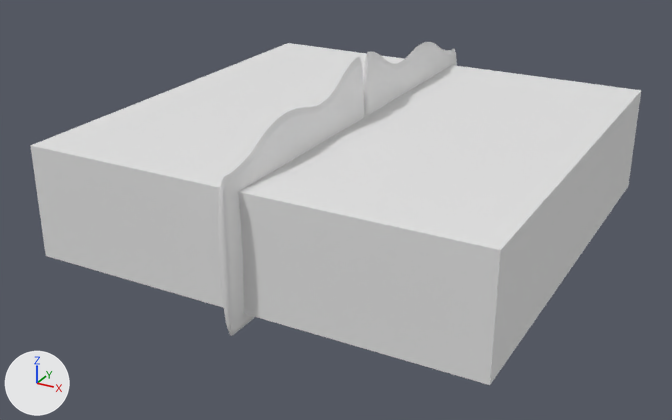
Two versions of the Blender file Headboard.blend, one commit apart.
Rendered twice from a 50 mm camera at (1.81, -3.53, 1.5) aimed at (-0.04, -0.16, -0.19). Every picture has the same lights, and +X, +Y and +Z are marked at lower left.
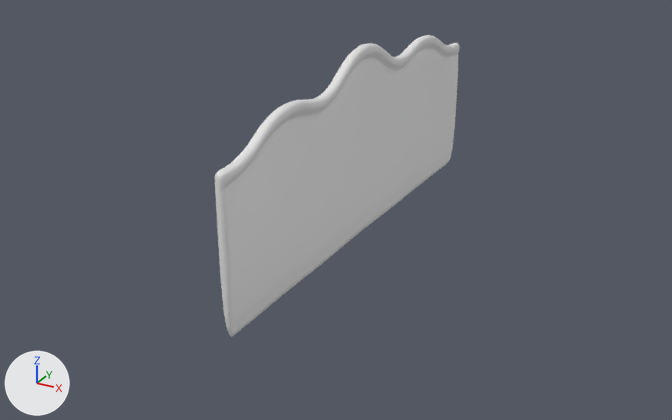
Boxes (x1, y1, x2, y2) around the edits, measured in the pictures (672 x 420 px):
'Cube', deleted: before (30, 43, 641, 385)
'Cube.001', reshaped: before (218, 42, 457, 336); after (215, 35, 459, 337)
part 1 of me_cube_004, built on: before (218, 62, 457, 314); after (215, 37, 459, 318)

Patch to the scene script:
```diff
--- a/Headboard.blend.py
+++ b/Headboard.blend.py
@@ me_cube_004 @@
 # used by ob_cube_001; location = (0.0, 0.0, 8.0); scale = (0.025, 1.09, 0.461)
-me_cube_004.from_pydata(...)  # 92 vertices, 90 faces; spans x -1.0..1.0, y -1.01..0.0, z -18.17..-16.17
+me_cube_004.from_pydata(...)  # 276 vertices, 274 faces; spans x -1.0..1.0, y -1.01..0.0, z -18.17..-16.17
+# me_cube_004 part 1
+# 46 faces are deleted
+# 78 vertices are added at x -1.0..1.0, y -1.01..0.0, z -16.8..-16.31
+# 26 new vertices lie (0.0, 0.0, -0.09) away from vertices in x -1.0..1.0, y -0.69..-0.05, z -16.44..-16.18
+# 20 new vertices lie (0.0, 0.0, -0.08) away from vertices in x -1.0..1.0, y -1.01..0.0, z -16.64..-16.17
+# 21 new vertices lie (0.0, 0.0, -0.05) away from vertices in x -1.0..1.0, y -1.01..-0.05, z -16.72..-16.27
+# 19 new vertices lie (-1.01, 0.0, -0.05) away from vertices in x 1.0, y -0.96..-0.05, z -16.72..-16.27
+# 14 new vertices lie (1.01, 0.0, -0.03) away from vertices in x -0.01, y -0.73..-0.14, z -16.62..-16.42
+# 6 new vertices lie (0.0, 0.0, 1.35) away from vertices in x -1.0..1.0, y -1.01..-0.91, z -18.17
+# 230 new faces join them
@@ ob_cube @@
-ob_cube = bpy.data.objects.new('Cube', me_cube_003)
-ob_cube.location = (0.0, 0.0, -0.03)
-ob_cube.scale = (1.0, 1.0, 0.25)
```
